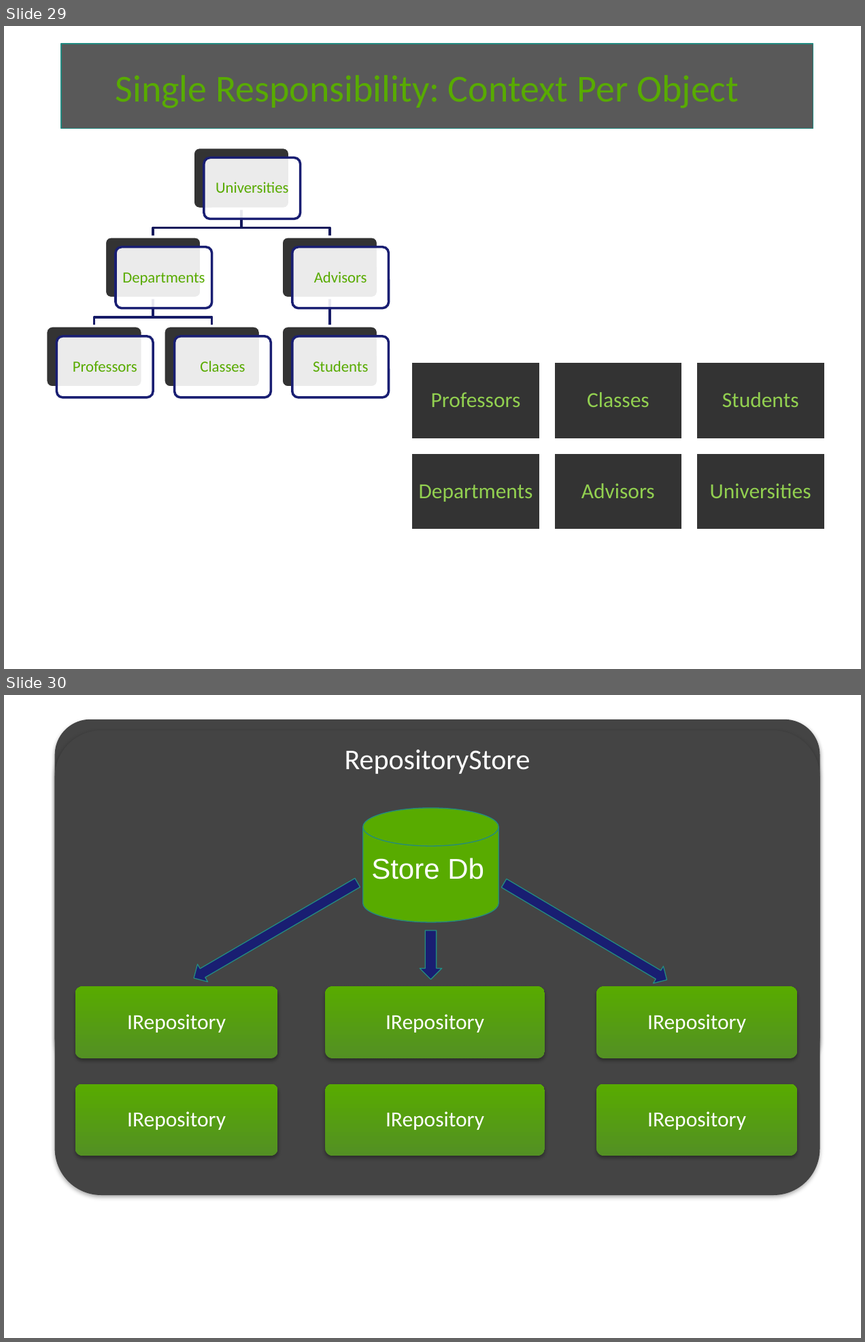
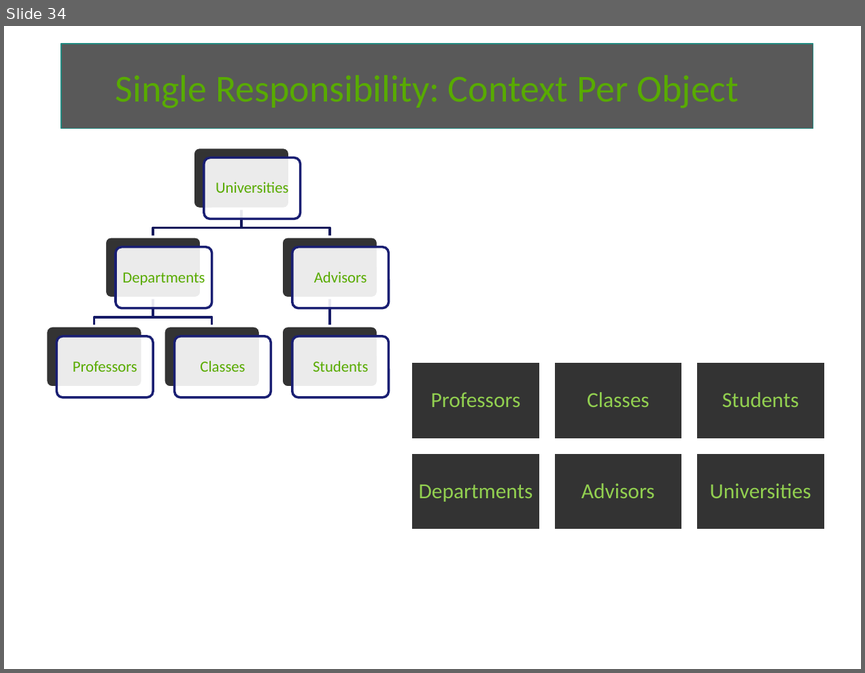
Before and after one commit to excellalabs/ExcellaLean, a slide deck: _presentations/Lean1and2-ShahedSahil.pptx. Shown one above the other, each under a label of ours: slides 29 and 30 before the commit, slide 34 after it. The pictures are 865x1342 and 865x673 pixels, drawn with LibreOffice and Linux fonts; fonts in the diff are those of the drawing; background and template pictures are left out. Boxes give left, top, right and bottom in pixels: in the first picture for what was removed or moved away, otherwise in the second. Text is boxed around its words. In the diff, an @@ line names an element or a change of style, - is before the commit and + after.

```diff
--- a/_presentations/Lean1and2-ShahedSahil.pptx
+++ b/_presentations/Lean1and2-ShahedSahil.pptx
@@ slide 30 removed at [4,695,861,1338], background #FFFFFF @@
@@ text removed at [61,695,814,1177] @@
-RepositoryStore
@@ rounded rectangle removed at [54,720,820,1073] @@
@@ rounded rectangle removed at [54,730,820,1195] @@
@@ text removed at [345,749,530,774] @@
-RepositoryStore
@@ cylinder removed at [363,808,498,922] @@
-Store Db
@@ down arrow removed at [188,874,362,987] @@
@@ down arrow removed at [499,875,672,988] @@
@@ down arrow removed at [419,930,442,979] @@
@@ rounded rectangle removed at [75,986,277,1058] @@
@@ rounded rectangle removed at [325,986,545,1058] @@
@@ rounded rectangle removed at [596,986,797,1058] @@
@@ text removed at [127,1014,226,1032] @@
-IRepository
@@ text removed at [385,1014,484,1032] @@
-IRepository
@@ text removed at [647,1014,746,1032] @@
-IRepository
@@ rounded rectangle removed at [75,1084,277,1156] @@
@@ rounded rectangle removed at [325,1084,545,1156] @@
@@ rounded rectangle removed at [596,1084,797,1156] @@
@@ text removed at [127,1111,226,1130] @@
-IRepository
@@ text removed at [385,1111,484,1130] @@
-IRepository
@@ text removed at [647,1111,746,1130] @@
-IRepository
@@ what was slide 29 is now slide 34 @@
```
Also in this commit, not shown: 8 slides changed, 10 slides added, 1 other slide removed.
